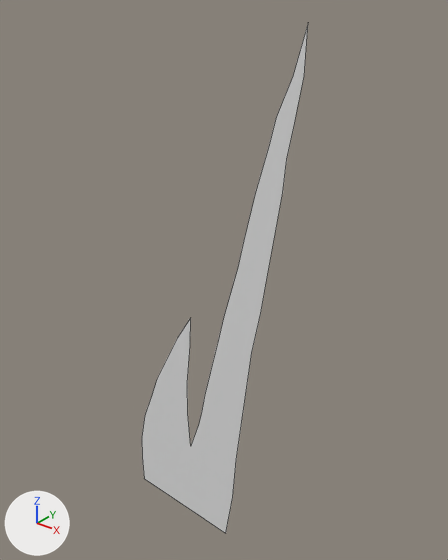
The FBX model Assets/World/tower/tower.fbx_grass_003/tower.fbx_grass_003.fbx, before and after one commit.
Camera for both pictures: a 50 mm lens placed at (117.02, -4.03, 5.41), pointed at (113.78, 0.02, 2.9). The axes (+X, +Y, +Z) are drawn at lower left. The lights are the same throughout. Mesh edges are drawn as thin lines. Where no turn or scale is listed for an object, it has been applied to the vertices.

Names of what the first picture shows: 'Vert.005'.
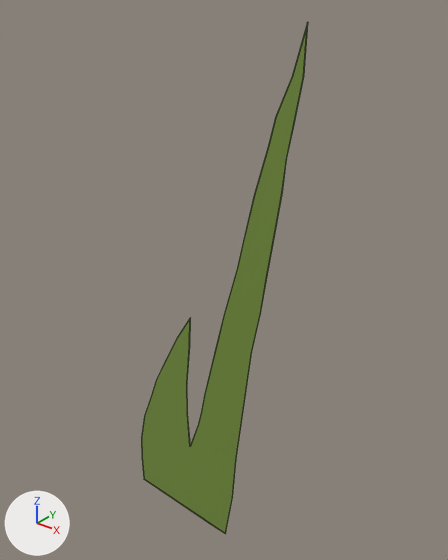
What differs and where, as boxes (x1, y1, x2, y2) in the pictures (448 x 560 px):
'Vert.005', reshaped
    before: (142, 24, 308, 533)
    after: (141, 22, 308, 534)
part 1 of me_vert_005, added (green)
    after: (141, 22, 308, 534)
part 2 of me_vert_005, recoloured
    before: (142, 24, 308, 533)

What changed in the scene script:
```text
Add img_grasspalette_png:
    img_grasspalette_png = load_image('grasspalette.png', '../grasspalette.png', 684, 365, 'sRGB')
Add mat_material_011:
    mat_material_011 = principled_material('Material.011')
    mat_material_011.texture = img_grasspalette_png
Change me_vert_005:
    used by ob_vert_005; location = (113.411, -0.225, 0.051)
    remove me_vert_005.from_pydata(...)  # 40 vertices, 1 face; spans x -0.66..1.28, y 0.0, z -0.04..5.1
    add me_vert_005.from_pydata(...)  # 79 vertices, 41 faces; spans x -0.66..1.28, y -0.01..0.0, z -0.04..5.1
    me_vert_005 part 1
    39 vertices are added at x -0.66..1.28, y -0.01, z -0.04..5.1
    40 new faces join them
    me_vert_005 part 2: 1 face spanning x -0.66..1.28, y 0.0, z -0.04..5.1 switches from no material to mat_material_011 (picture img_grasspalette_png)
    add me_vert_005.materials.append(mat_material_011)  # picture img_grasspalette_png
```
